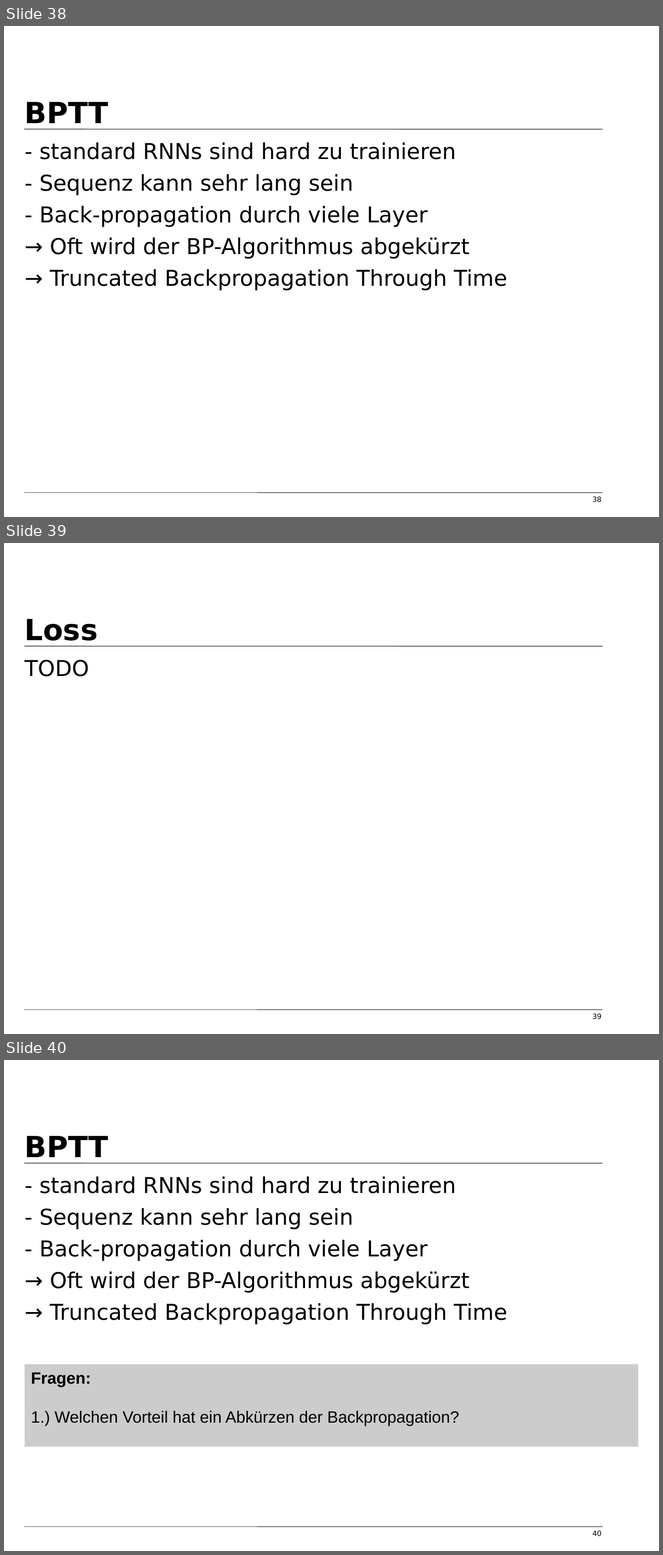
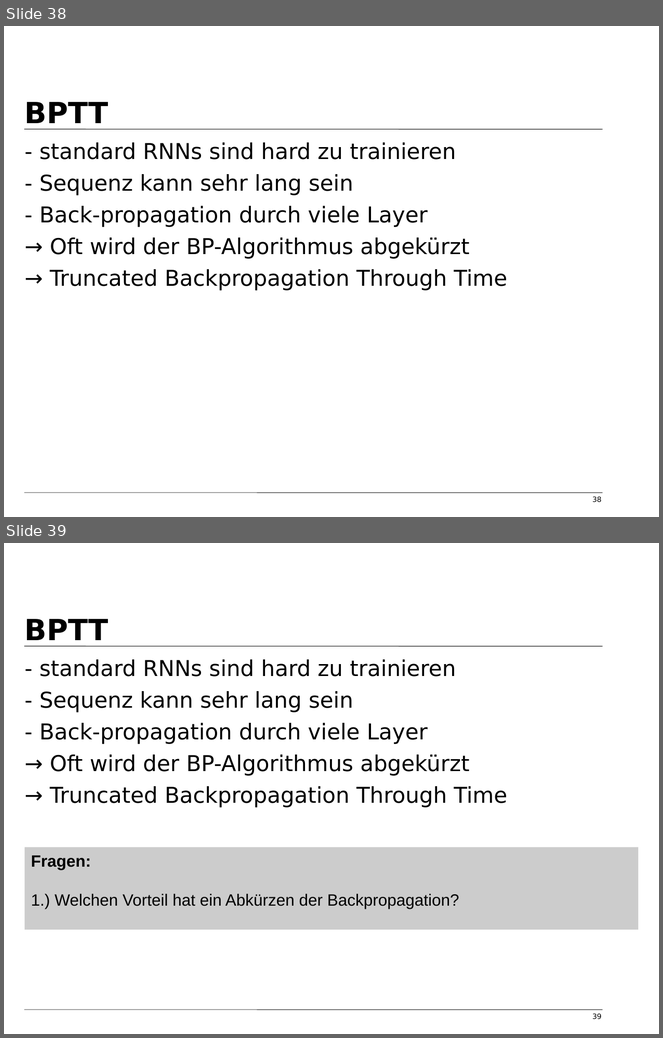
Before and after one commit to tfassbender/deep_learning_team_rnn, a slide deck: vorlesung/vorlesung_rnn_tobias_marvin.odp. Shown one above the other, each under a label of ours: slides 38, 39 and 40 before the commit, slides 38 and 39 after it. The pictures are 663x1555 and 663x1038 pixels, drawn with LibreOffice and Linux fonts; fonts in the diff are those of the drawing; background and template pictures are left out. Boxes give left, top, right and bottom in pixels: in the first picture for what was removed or moved away, otherwise in the second. Text is boxed around its words. In the diff, an @@ line names an element or a change of style, - is before the commit and + after.

```diff
--- a/vorlesung/vorlesung_rnn_tobias_marvin.odp
+++ b/vorlesung/vorlesung_rnn_tobias_marvin.odp
@@ slide 39 removed at <box>4,543,659,1034</box>, background #FFFFFF; not listed: 2 template elements that a slide beside it also shows @@
@@ title removed at <box>25,619,98,641</box> @@
-Loss
@@ text removed at <box>25,659,89,677</box> @@
-TODO
@@ page number removed at <box>593,1014,602,1020</box> @@
-39
@@ what was slide 40 is now slide 39 @@
@@ page number at <box>593,1014,602,1020</box>: text changed @@
-40
+39
```
Also in this commit, not shown: 2 slides changed, 2 slides added.
